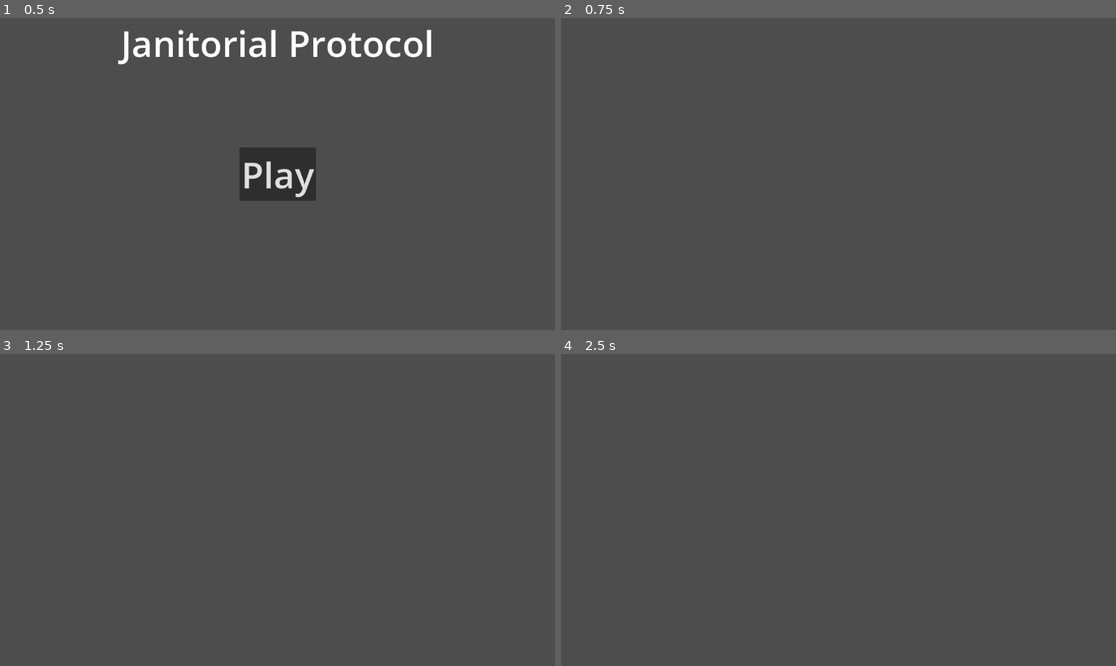
Above: before the commit, frames 1-4 (two rows, left to right).
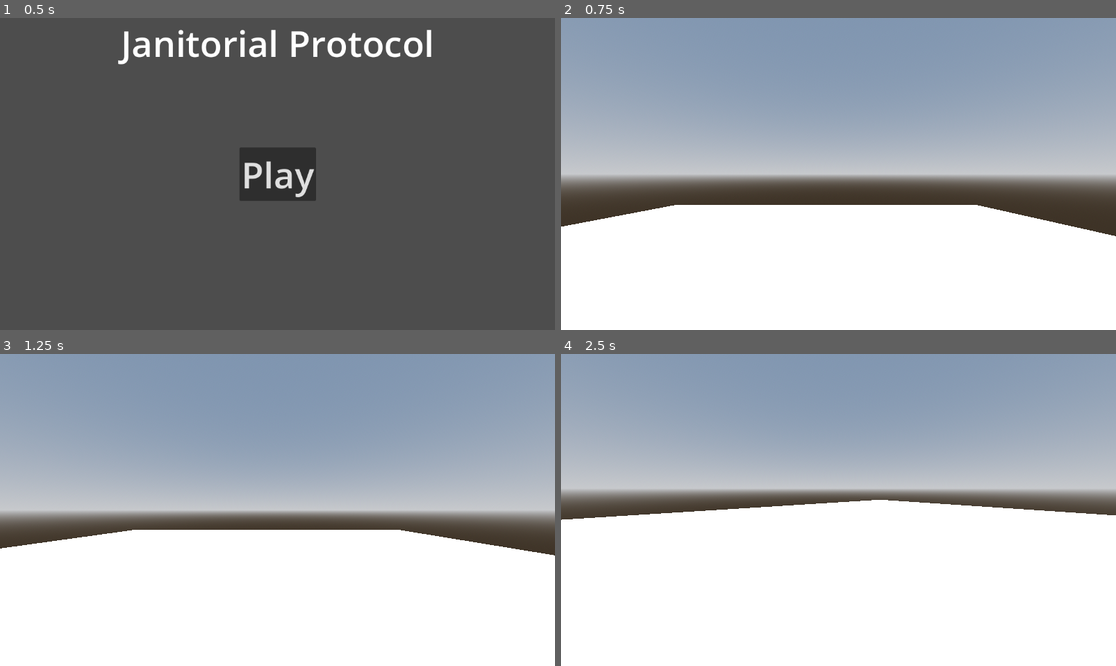
Above: after the commit, the same moments.

Repository: CodeOS99/JanitorialProtocol
Game: Godot game, scene res://scenes/main_menu.tscn
Same seed, same stepped clock (60 frames per second), same inputs: the game is played once before the commit and once after it. Before the commit the project has no main scene; this scene is started directly in both runs.
Inputs (mouse positions are in pixels of both pictures, inside the frame that each line leads up to):
- Up to frame 1 (0.5 s): no input
- Up to frame 2 (0.75 s): click "Play" at 0.5 s
- Up to frame 3 (1.25 s): no input
- Up to frame 4 (2.5 s): tap Enter at 1.25 s; move the mouse to (960, 494) at 1.27 s; hold D (right, bound only after the commit) 1.28-2.03 s; hold Shift (sprint, bound only after the commit) 1.28-2.03 s; tap Space (jump, bound only after the commit) at 1.52, 1.55, 1.82, 2.1, 2.27 s; move the mouse to (727, 525) at 2.02 s; hold S (down, bound only after the commit) from 2.03 s (still down); tap Shift (sprint, bound only after the commit) at 2.3 s

Frame 1 is identical in both runs. In frame 2, 97% of the frame differs, in the area x 0-100%, y 0-100%; in frame 3, 97%; in frame 4, 97%.

Commit message:
Added a player controller

Diff:
--- a/project.godot
+++ b/project.godot
@@ -11,6 +11,7 @@
 [application]
 
 config/name="JanitorialProtocol"
+run/main_scene="res://scenes/main_menu.tscn"
 config/features=PackedStringArray("4.3", "GL Compatibility")
 config/icon="res://icon.svg"
 
@@ -18,6 +19,43 @@
 
 enabled=PackedStringArray("res://addons/godot_super-wakatime/plugin.cfg")
 
+[input]
+
+up={
+"deadzone": 0.5,
+"events": [Object(InputEventKey,"resource_local_to_scene":false,"resource_name":"","device":-1,"window_id":0,"alt_pressed":false,"shift_pressed":false,"ctrl_pressed":false,"meta_pressed":false,"pressed":false,"keycode":0,"physical_keycode":87,"key_label":0,"unicode":119,"location":0,"echo":false,"script":null)
+, Object(InputEventKey,"resource_local_to_scene":false,"resource_name":"","device":-1,"window_id":0,"alt_pressed":false,"shift_pressed":false,"ctrl_pressed":false,"meta_pressed":false,"pressed":false,"keycode":0,"physical_keycode":4194320,"key_label":0,"unicode":0,"location":0,"echo":false,"script":null)
+]
+}
+left={
+"deadzone": 0.5,
+"events": [Object(InputEventKey,"resource_local_to_scene":false,"resource_name":"","device":-1,"window_id":0,"alt_pressed":false,"shift_pressed":false,"ctrl_pressed":false,"meta_pressed":false,"pressed":false,"keycode":0,"physical_keycode":65,"key_label":0,"unicode":97,"location":0,"echo":false,"script":null)
+, Object(InputEventKey,"resource_local_to_scene":false,"resource_name":"","device":-1,"window_id":0,"alt_pressed":false,"shift_pressed":false,"ctrl_pressed":false,"meta_pressed":false,"pressed":false,"keycode":0,"physical_keycode":4194319,"key_label":0,"unicode":0,"location":0,"echo":false,"script":null)
+]
+}
+down={
+"deadzone": 0.5,
+"events": [Object(InputEventKey,"resource_local_to_scene":false,"resource_name":"","device":-1,"window_id":0,"alt_pressed":false,"shift_pressed":false,"ctrl_pressed":false,"meta_pressed":false,"pressed":false,"keycode":0,"physical_keycode":83,"key_label":0,"unicode":115,"location":0,"echo":false,"script":null)
+, Object(InputEventKey,"resource_local_to_scene":false,"resource_name":"","device":-1,"window_id":0,"alt_pressed":false,"shift_pressed":false,"ctrl_pressed":false,"meta_pressed":false,"pressed":false,"keycode":0,"physical_keycode":4194322,"key_label":0,"unicode":0,"location":0,"echo":false,"script":null)
+]
+}
+right={
+"deadzone": 0.5,
+"events": [Object(InputEventKey,"resource_local_to_scene":false,"resource_name":"","device":-1,"window_id":0,"alt_pressed":false,"shift_pressed":false,"ctrl_pressed":false,"meta_pressed":false,"pressed":false,"keycode":0,"physical_keycode":68,"key_label":0,"unicode":100,"location":0,"echo":false,"script":null)
+, Object(InputEventKey,"resource_local_to_scene":false,"resource_name":"","device":-1,"window_id":0,"alt_pressed":false,"shift_pressed":false,"ctrl_pressed":false,"meta_pressed":false,"pressed":false,"keycode":0,"physical_keycode":4194321,"key_label":0,"unicode":0,"location":0,"echo":false,"script":null)
+]
+}
+sprint={
+"deadzone": 0.5,
+"events": [Object(InputEventKey,"resource_local_to_scene":false,"resource_name":"","device":-1,"window_id":0,"alt_pressed":false,"shift_pressed":false,"ctrl_pressed":false,"meta_pressed":false,"pressed":false,"keycode":0,"physical_keycode":4194325,"key_label":0,"unicode":0,"location":0,"echo":false,"script":null)
+]
+}
+jump={
+"deadzone": 0.5,
+"events": [Object(InputEventKey,"resource_local_to_scene":false,"resource_name":"","device":-1,"window_id":0,"alt_pressed":false,"shift_pressed":false,"ctrl_pressed":false,"meta_pressed":false,"pressed":false,"keycode":0,"physical_keycode":32,"key_label":0,"unicode":32,"location":0,"echo":false,"script":null)
+]
+}
+
 [rendering]
 
 renderer/rendering_method="gl_compatibility"
--- a/scenes/main_game.tscn
+++ b/scenes/main_game.tscn
@@ -1,3 +1,41 @@
-[gd_scene format=3 uid="uid://nv6dpf3umyp3"]
+[gd_scene load_steps=7 format=3 uid="uid://nv6dpf3umyp3"]
+
+[ext_resource type="PackedScene" uid="uid://ce70gywp78csq" path="res://scenes/player.tscn" id="1_p4v0k"]
+
+[sub_resource type="ProceduralSkyMaterial" id="ProceduralSkyMaterial_ek1v0"]
+sky_horizon_color = Color(0.64625, 0.65575, 0.67075, 1)
+ground_horizon_color = Color(0.64625, 0.65575, 0.67075, 1)
+
+[sub_resource type="Sky" id="Sky_5v1fp"]
+sky_material = SubResource("ProceduralSkyMaterial_ek1v0")
+
+[sub_resource type="Environment" id="Environment_awfhm"]
+background_mode = 2
+sky = SubResource("Sky_5v1fp")
+tonemap_mode = 2
+
+[sub_resource type="BoxMesh" id="BoxMesh_gh65w"]
+size = Vector3(75, 0.295, 75)
+
+[sub_resource type="ConvexPolygonShape3D" id="ConvexPolygonShape3D_a8g32"]
+points = PackedVector3Array(-37.5, -0.1475, -37.5, -37.5, 0.1475, -37.5, 37.5, -0.1475, -37.5, -37.5, -0.1475, 37.5, -37.5, 0.1475, 37.5, 37.5, 0.1475, -37.5, 37.5, -0.1475, 37.5, 37.5, 0.1475, 37.5)
 
 [node name="MainGame" type="Node3D"]
+
+[node name="WorldEnvironment" type="WorldEnvironment" parent="."]
+environment = SubResource("Environment_awfhm")
+
+[node name="DirectionalLight3D" type="DirectionalLight3D" parent="."]
+transform = Transform3D(-0.866025, -0.433013, 0.25, 0, 0.5, 0.866025, -0.5, 0.75, -0.433013, 0, 0, 0)
+shadow_enabled = true
+
+[node name="Player" parent="." instance=ExtResource("1_p4v0k")]
+transform = Transform3D(1, 0, 0, 0, 1, 0, 0, 0, 1, 3, 6, 12)
+
+[node name="StaticBody3D" type="StaticBody3D" parent="."]
+
+[node name="MeshInstance3D" type="MeshInstance3D" parent="StaticBody3D"]
+mesh = SubResource("BoxMesh_gh65w")
+
+[node name="CollisionShape3D" type="CollisionShape3D" parent="StaticBody3D"]
+shape = SubResource("ConvexPolygonShape3D_a8g32")
--- /dev/null
+++ b/scenes/player.tscn
@@ -0,0 +1,23 @@
+[gd_scene load_steps=4 format=3 uid="uid://ce70gywp78csq"]
+
+[ext_resource type="Script" path="res://scripts/player.gd" id="1_1p21k"]
+
+[sub_resource type="CapsuleMesh" id="CapsuleMesh_0jc65"]
+height = 5.0
+
+[sub_resource type="CapsuleShape3D" id="CapsuleShape3D_0fgxm"]
+height = 5.0
+
+[node name="Player" type="CharacterBody3D"]
+script = ExtResource("1_1p21k")
+
+[node name="MeshInstance3D" type="MeshInstance3D" parent="."]
+mesh = SubResource("CapsuleMesh_0jc65")
+
+[node name="CollisionShape3D" type="CollisionShape3D" parent="."]
+shape = SubResource("CapsuleShape3D_0fgxm")
+
+[node name="Head" type="Node3D" parent="."]
+transform = Transform3D(1, 0, 0, 0, 1, 0, 0, 0, 1, 0, 2.00777, 0)
+
+[node name="Camera3D" type="Camera3D" parent="Head"]
--- /dev/null
+++ b/scripts/player.gd
@@ -0,0 +1,70 @@
+extends CharacterBody3D
+
+var speed
+const WALK_SPEED = 5.0
+const SPRINT_SPEED = 8.0
+const JUMP_VELOCITY = 4.8
+const SENSITIVITY = .004
+
+# bob vars
+const BOB_FREQ = 2.4
+const BOB_AMP = .08
+var t_bob = 0.0
+
+# fov vars
+const BASE_FOV = 75.0
+const FOV_CHANGE = 1.5
+
+var gravity = 9.8
+
+@onready var head = $Head
+@onready var camera = $Head/Camera3D
+
+func _ready() -> void:
+	Input.set_mouse_mode(Input.MOUSE_MODE_CAPTURED)
+
+func _unhandled_input(event: InputEvent) -> void:
+	if event is InputEventMouseMotion:
+		head.rotate_y(-event.relative.x * SENSITIVITY)
+		camera.rotate_x(-event.relative.y * SENSITIVITY)
+		camera.rotation.x = clamp(camera.rotation.x, deg_to_rad(-60), deg_to_rad(60))
+
+func _physics_process(delta: float) -> void:
+	if not is_on_floor():
+		velocity.y -= gravity* delta
+
+	if Input.is_action_just_pressed("jump") and is_on_floor():
+		velocity.y = JUMP_VELOCITY
+
+	if Input.is_action_pressed("sprint"):
+		speed = SPRINT_SPEED
+	else:
+		speed = WALK_SPEED
+
+	var input_dir = Input.get_vector("left", "right", "up", "down")
+	var direction = (head.transform.basis * transform.basis * Vector3(input_dir.x, 0, input_dir.y)).normalized()
+	if is_on_floor():
+		if direction:
+			velocity.x = direction.x * speed
+			velocity.z = direction.z * speed
+		else:
+			velocity.x = lerp(velocity.x, direction.x * speed, delta*7.0)
+			velocity.z = lerp(velocity.z, direction.z * speed, delta*7.0)
+	else:
+		velocity.x = lerp(velocity.x, direction.x * speed, delta*3)
+		velocity.z = lerp(velocity.z, direction.z * speed, delta*3.0)
+
+	t_bob += delta * velocity.length() * float(is_on_floor())
+	camera.transform.origin = _headbob(t_bob)
+
+	var velocity_clamped = clamp(velocity.length(), 0.5, SPRINT_SPEED * 2)
+	var target_fov = BASE_FOV + FOV_CHANGE * velocity_clamped
+	camera.fov = lerp(camera.fov, target_fov, delta * 8.0)
+
+	move_and_slide()
+
+func _headbob(time: float) -> Vector3:
+	var pos = Vector3.ZERO
+	pos.y = sin(time*BOB_FREQ) * BOB_AMP
+	pos.x = cos(time*BOB_FREQ) * BOB_AMP
+	return pos
Binary file added: assets/city/source/citta01.fbx
Not shown, added: assets/city/source/citta01.fbx.import
Binary file added: assets/city/textures/cartelli.png
Not shown, added: assets/city/textures/cartelli.png.import
Binary file added: assets/city/textures/lowpoly_tex-2.png
Not shown, added: assets/city/textures/lowpoly_tex-2.png.import
Binary file added: assets/city/textures/mattoni.jpeg
Not shown, added: assets/city/textures/mattoni.jpeg.import
